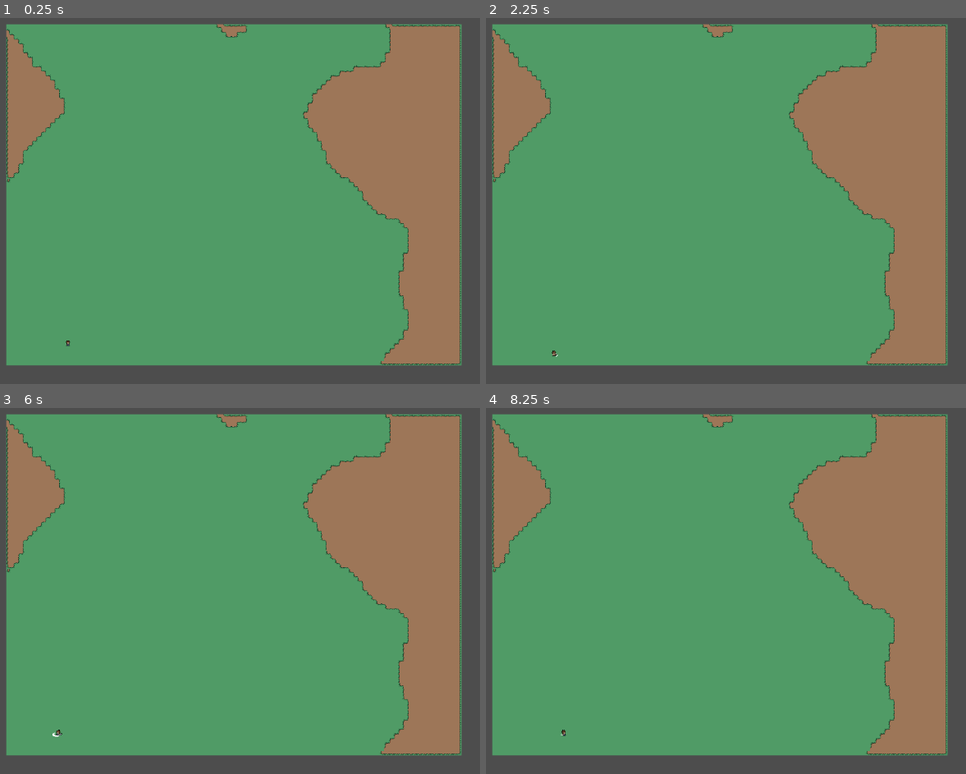
Above: before the commit, frames 1-4 (two rows, left to right).
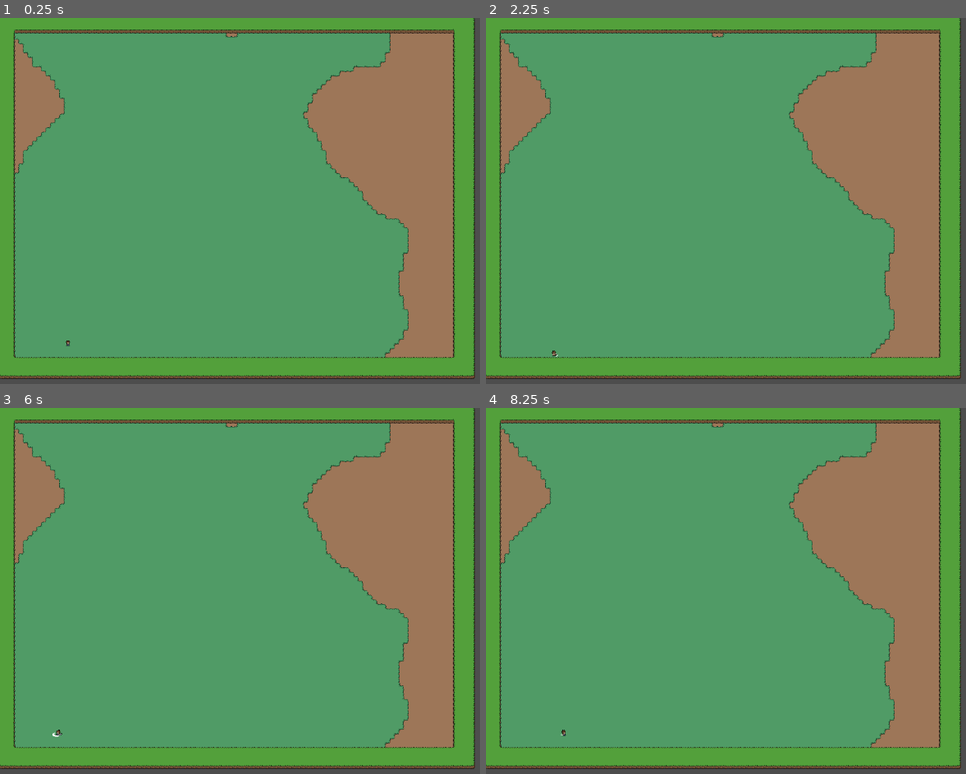
Above: after the commit, the same moments.

Repository: jestemkarol/roguelike-game-godot
Game: Godot game, scene res://scenes/proc_world_gen.tscn
Two runs of this game, one before a commit and one after it. Both use one fixed random seed, a clock stepped at 60 frames per second and the inputs below. This scene is started directly instead of the project's main scene.
Inputs:
- Up to frame 1 (0.25 s): no input
- Up to frame 2 (2.25 s): tap Enter at 0.5, 2 s; hold D (move_right) 0.53-1.28 s; hold E (attack) 0.53-1.28 s; tap Space at 1.25 s; hold S (move_down) 1.28-2.03 s; tap E (attack) at 1.35 s; hold D (move_right) from 2.03 s (still down); hold E (attack) from 2.03 s (still down)
- Up to frame 3 (6 s): tap Space at 2.75, 4.25 s; release D (move_right) at 2.78 s; release E (attack) at 2.78 s; hold W (move_up) 2.78-3.53 s; tap E (attack) at 2.85, 4.35, 5.85 s; tap Enter at 3.5 s; hold E (attack) 3.53-4.28 s; hold Left (move_left) 3.53-5.03 s; hold S (move_down) 5.03-5.78 s; hold E (attack) 5.03-5.78 s; hold D (move_right) from 5.78 s (still down)
- Up to frame 4 (8.25 s): release D (move_right) at 6.53 s; hold W (move_up) 6.53-7.28 s; hold E (attack) 6.53-7.28 s; hold D (move_right) 7.28-8.03 s; tap E (attack) at 7.35 s; hold S (move_down) from 8.03 s (still down); hold E (attack) from 8.03 s (still down)

The runs differ from the first frame. In frame 1, 17% of the frame differs, in the area x 0-99%, y 0-99%; in frame 2, 17%; in frame 3, 17%; in frame 4, 17%.

Commit message:
Simplify world-gen of border areas

Diff:
--- a/data/tilemap.tres
+++ b/data/tilemap.tres
@@ -227,100 +227,232 @@
 3:3/0/terrains_peering_bit/left_side = 0
 0:4/0 = 0
 0:4/0/y_sort_origin = 5
+0:4/0/terrain_set = 1
+0:4/0/terrain = 0
 0:4/0/physics_layer_0/linear_velocity = Vector2(0, 0)
 0:4/0/physics_layer_0/angular_velocity = 0.0
 0:4/0/physics_layer_0/polygon_0/points = PackedVector2Array(-5, 8, -3.625, 3.09375, 4.375, 3.03125, 6, 8)
+0:4/0/terrains_peering_bit/bottom_side = 0
 1:4/0 = 0
 1:4/0/y_sort_origin = 5
+1:4/0/terrain_set = 1
+1:4/0/terrain = 0
 1:4/0/physics_layer_0/linear_velocity = Vector2(0, 0)
 1:4/0/physics_layer_0/angular_velocity = 0.0
 1:4/0/physics_layer_0/polygon_0/points = PackedVector2Array(-5, 8, -4.875, 4.65625, -1.5625, 0.09375, 8, 0.21875, 8, 8)
+1:4/0/terrains_peering_bit/right_side = 0
+1:4/0/terrains_peering_bit/bottom_right_corner = 0
+1:4/0/terrains_peering_bit/bottom_side = 0
 2:4/0 = 0
 2:4/0/y_sort_origin = 5
+2:4/0/terrain_set = 1
+2:4/0/terrain = 0
 2:4/0/physics_layer_0/linear_velocity = Vector2(0, 0)
 2:4/0/physics_layer_0/angular_velocity = 0.0
 2:4/0/physics_layer_0/polygon_0/points = PackedVector2Array(-8, 8, -8, 0.34375, 8, 0.21875, 8, 8)
+2:4/0/terrains_peering_bit/right_side = 0
+2:4/0/terrains_peering_bit/bottom_right_corner = 0
+2:4/0/terrains_peering_bit/bottom_side = 0
+2:4/0/terrains_peering_bit/bottom_left_corner = 0
+2:4/0/terrains_peering_bit/left_side = 0
 3:4/0 = 0
 3:4/0/y_sort_origin = 5
+3:4/0/terrain_set = 1
+3:4/0/terrain = 0
 3:4/0/physics_layer_0/linear_velocity = Vector2(0, 0)
 3:4/0/physics_layer_0/angular_velocity = 0.0
 3:4/0/physics_layer_0/polygon_0/points = PackedVector2Array(-8, 8, -8, 0.34375, 3.75, 0.15625, 5.75, 4.15625, 6.25, 8)
+3:4/0/terrains_peering_bit/bottom_side = 0
+3:4/0/terrains_peering_bit/bottom_left_corner = 0
+3:4/0/terrains_peering_bit/left_side = 0
 4:4/0 = 0
+4:4/0/terrain_set = 1
+4:4/0/terrain = 0
 4:4/0/physics_layer_0/linear_velocity = Vector2(0, 0)
 4:4/0/physics_layer_0/angular_velocity = 0.0
 4:4/0/physics_layer_0/polygon_0/points = PackedVector2Array(8, -8, 8, 5.25911, 6.45235, 5.70105, 6.36396, 8, -8, 8, -8, -8)
+4:4/0/terrains_peering_bit/right_side = 0
+4:4/0/terrains_peering_bit/bottom_side = 0
+4:4/0/terrains_peering_bit/bottom_left_corner = 0
+4:4/0/terrains_peering_bit/left_side = 0
+4:4/0/terrains_peering_bit/top_left_corner = 0
+4:4/0/terrains_peering_bit/top_side = 0
+4:4/0/terrains_peering_bit/top_right_corner = 0
 5:4/0 = 0
+5:4/0/terrain_set = 1
+5:4/0/terrain = 0
 5:4/0/physics_layer_0/linear_velocity = Vector2(0, 0)
 5:4/0/physics_layer_0/angular_velocity = 0.0
 5:4/0/physics_layer_0/polygon_0/points = PackedVector2Array(8, -8, 8, 8, -5.12652, 8, -5.83363, 5.96622, -8, 5.78944, -8, -8)
+5:4/0/terrains_peering_bit/right_side = 0
+5:4/0/terrains_peering_bit/bottom_right_corner = 0
+5:4/0/terrains_peering_bit/bottom_side = 0
+5:4/0/terrains_peering_bit/left_side = 0
+5:4/0/terrains_peering_bit/top_left_corner = 0
+5:4/0/terrains_peering_bit/top_side = 0
+5:4/0/terrains_peering_bit/top_right_corner = 0
 0:5/0 = 0
+0:5/0/terrain_set = 1
+0:5/0/terrain = 0
 0:5/0/physics_layer_0/linear_velocity = Vector2(0, 0)
 0:5/0/physics_layer_0/angular_velocity = 0.0
 0:5/0/physics_layer_0/polygon_0/points = PackedVector2Array(-5, 8, -5, -8, 6, -8, 6, 8)
+0:5/0/terrains_peering_bit/bottom_side = 0
+0:5/0/terrains_peering_bit/top_side = 0
 1:5/0 = 0
+1:5/0/terrain_set = 1
+1:5/0/terrain = 0
 1:5/0/physics_layer_0/linear_velocity = Vector2(0, 0)
 1:5/0/physics_layer_0/angular_velocity = 0.0
 1:5/0/physics_layer_0/polygon_0/points = PackedVector2Array(-5, 8, -4.6875, -8, 8, -8, 8, 8)
+1:5/0/terrains_peering_bit/right_side = 0
+1:5/0/terrains_peering_bit/bottom_right_corner = 0
+1:5/0/terrains_peering_bit/bottom_side = 0
+1:5/0/terrains_peering_bit/top_side = 0
+1:5/0/terrains_peering_bit/top_right_corner = 0
 2:5/0 = 0
+2:5/0/terrain_set = 1
+2:5/0/terrain = 0
 2:5/0/physics_layer_0/linear_velocity = Vector2(0, 0)
 2:5/0/physics_layer_0/angular_velocity = 0.0
 2:5/0/physics_layer_0/polygon_0/points = PackedVector2Array(-8, -8, 8, -8, 8, 8, -8, 8)
+2:5/0/terrains_peering_bit/right_side = 0
+2:5/0/terrains_peering_bit/bottom_right_corner = 0
+2:5/0/terrains_peering_bit/bottom_side = 0
+2:5/0/terrains_peering_bit/bottom_left_corner = 0
+2:5/0/terrains_peering_bit/left_side = 0
+2:5/0/terrains_peering_bit/top_left_corner = 0
+2:5/0/terrains_peering_bit/top_side = 0
+2:5/0/terrains_peering_bit/top_right_corner = 0
 3:5/0 = 0
+3:5/0/terrain_set = 1
+3:5/0/terrain = 0
 3:5/0/physics_layer_0/linear_velocity = Vector2(0, 0)
 3:5/0/physics_layer_0/angular_velocity = 0.0
 3:5/0/physics_layer_0/polygon_0/points = PackedVector2Array(-8, 8, -8, -8, 5.5625, -8, 5.75, 4.15625, 6.25, 8)
+3:5/0/terrains_peering_bit/bottom_side = 0
+3:5/0/terrains_peering_bit/bottom_left_corner = 0
+3:5/0/terrains_peering_bit/left_side = 0
+3:5/0/terrains_peering_bit/top_left_corner = 0
+3:5/0/terrains_peering_bit/top_side = 0
 4:5/0 = 0
+4:5/0/terrain_set = 1
+4:5/0/terrain = 0
 4:5/0/physics_layer_0/linear_velocity = Vector2(0, 0)
 4:5/0/physics_layer_0/angular_velocity = 0.0
 4:5/0/physics_layer_0/polygon_0/points = PackedVector2Array(8, -3.75651, 8, 8, -8, 8, -8, -8, 6.01041, -8, 6.18719, -6.76171)
+4:5/0/terrains_peering_bit/right_side = 0
+4:5/0/terrains_peering_bit/bottom_right_corner = 0
+4:5/0/terrains_peering_bit/bottom_side = 0
+4:5/0/terrains_peering_bit/bottom_left_corner = 0
+4:5/0/terrains_peering_bit/left_side = 0
+4:5/0/terrains_peering_bit/top_left_corner = 0
+4:5/0/terrains_peering_bit/top_side = 0
 5:5/0 = 0
+5:5/0/terrain_set = 1
+5:5/0/terrain = 0
 5:5/0/physics_layer_0/linear_velocity = Vector2(0, 0)
 5:5/0/physics_layer_0/angular_velocity = 0.0
 5:5/0/physics_layer_0/polygon_0/points = PackedVector2Array(8, -8, 8, 8, -8, 8, -8, -4.11006, -5.12652, -4.28683, -4.24264, -8)
+5:5/0/terrains_peering_bit/right_side = 0
+5:5/0/terrains_peering_bit/bottom_right_corner = 0
+5:5/0/terrains_peering_bit/bottom_side = 0
+5:5/0/terrains_peering_bit/bottom_left_corner = 0
+5:5/0/terrains_peering_bit/left_side = 0
+5:5/0/terrains_peering_bit/top_side = 0
+5:5/0/terrains_peering_bit/top_right_corner = 0
 0:6/0 = 0
+0:6/0/terrain_set = 1
+0:6/0/terrain = 0
 0:6/0/physics_layer_0/linear_velocity = Vector2(0, 0)
 0:6/0/physics_layer_0/angular_velocity = 0.0
 0:6/0/physics_layer_0/polygon_0/points = PackedVector2Array(-5, 1.84375, -5, -8, 6, -8, 6.1875, 2.84375, 4.3125, 5.28125, -2.875, 5.15625)
+0:6/0/terrains_peering_bit/top_side = 0
 1:6/0 = 0
+1:6/0/terrain_set = 1
+1:6/0/terrain = 0
 1:6/0/physics_layer_0/linear_velocity = Vector2(0, 0)
 1:6/0/physics_layer_0/angular_velocity = 0.0
 1:6/0/physics_layer_0/polygon_0/points = PackedVector2Array(-4.94975, -8, 8, -8, 8, 6.76171, -3.53553, 5.43588)
+1:6/0/terrains_peering_bit/right_side = 0
+1:6/0/terrains_peering_bit/top_side = 0
+1:6/0/terrains_peering_bit/top_right_corner = 0
 2:6/0 = 0
+2:6/0/terrain_set = 1
+2:6/0/terrain = 0
 2:6/0/physics_layer_0/linear_velocity = Vector2(0, 0)
 2:6/0/physics_layer_0/angular_velocity = 0.0
 2:6/0/physics_layer_0/polygon_0/points = PackedVector2Array(-8, -8, 8, -8, 8, 6.23138, -8, 6.58493)
+2:6/0/terrains_peering_bit/right_side = 0
+2:6/0/terrains_peering_bit/left_side = 0
+2:6/0/terrains_peering_bit/top_left_corner = 0
+2:6/0/terrains_peering_bit/top_side = 0
+2:6/0/terrains_peering_bit/top_right_corner = 0
 3:6/0 = 0
+3:6/0/terrain_set = 1
+3:6/0/terrain = 0
 3:6/0/physics_layer_0/linear_velocity = Vector2(0, 0)
 3:6/0/physics_layer_0/angular_velocity = 0.0
 3:6/0/physics_layer_0/polygon_0/points = PackedVector2Array(-8, 6.21875, -8, -8, 6.5, -8, 5.75, 4.15625, 1.125, 5.78125)
+3:6/0/terrains_peering_bit/left_side = 0
+3:6/0/terrains_peering_bit/top_left_corner = 0
+3:6/0/terrains_peering_bit/top_side = 0
 4:6/0 = 0
+4:6/0/terrain_set = 1
+4:6/0/terrain = 0
 4:6/0/physics_layer_0/linear_velocity = Vector2(0, 0)
 4:6/0/physics_layer_0/angular_velocity = 0.0
 4:6/0/physics_layer_0/polygon_0/points = PackedVector2Array(6.36396, 8, -8, 8, -8, -4.19845, -4.15425, -8, 8, -8, 8, 5.08233)
+4:6/0/terrains_peering_bit/right_side = 0
+4:6/0/terrains_peering_bit/bottom_side = 0
+4:6/0/terrains_peering_bit/bottom_left_corner = 0
+4:6/0/terrains_peering_bit/left_side = 0
+4:6/0/terrains_peering_bit/top_side = 0
+4:6/0/terrains_peering_bit/top_right_corner = 0
 5:6/0 = 0
+5:6/0/terrain_set = 1
+5:6/0/terrain = 0
 5:6/0/physics_layer_0/linear_velocity = Vector2(0, 0)
 5:6/0/physics_layer_0/angular_velocity = 0.0
 5:6/0/physics_layer_0/polygon_0/points = PackedVector2Array(-4.41942, 8, -8, 5.3475, -8, -8, 4.94975, -8, 8, -3.84489, 8, 8)
+5:6/0/terrains_peering_bit/right_side = 0
+5:6/0/terrains_peering_bit/bottom_right_corner = 0
+5:6/0/terrains_peering_bit/bottom_side = 0
+5:6/0/terrains_peering_bit/left_side = 0
+5:6/0/terrains_peering_bit/top_left_corner = 0
+5:6/0/terrains_peering_bit/top_side = 0
 0:7/0 = 0
 0:7/0/y_sort_origin = 2
+0:7/0/terrain_set = 1
+0:7/0/terrain = 0
 0:7/0/physics_layer_0/linear_velocity = Vector2(0, 0)
 0:7/0/physics_layer_0/angular_velocity = 0.0
 0:7/0/physics_layer_0/polygon_0/points = PackedVector2Array(4.125, 5.84375, -2.1875, 5.84375, -3.9375, 4.59375, -4.875, -0.40625, -3.875, -2.78125, 4.75, -2.90625, 5.6875, -0.96875, 5.9375, 3.71875)
 1:7/0 = 0
 1:7/0/y_sort_origin = 2
+1:7/0/terrain_set = 1
+1:7/0/terrain = 0
 1:7/0/physics_layer_0/linear_velocity = Vector2(0, 0)
 1:7/0/physics_layer_0/angular_velocity = 0.0
 1:7/0/physics_layer_0/polygon_0/points = PackedVector2Array(8, 6.03125, -0.375, 6.03125, -4.25, 1.96875, -4.24264, -3.40295, 8, -3.59375)
+1:7/0/terrains_peering_bit/right_side = 0
 2:7/0 = 0
 2:7/0/y_sort_origin = 2
+2:7/0/terrain_set = 1
+2:7/0/terrain = 0
 2:7/0/physics_layer_0/linear_velocity = Vector2(0, 0)
 2:7/0/physics_layer_0/angular_velocity = 0.0
 2:7/0/physics_layer_0/polygon_0/points = PackedVector2Array(8, 6.03125, -8, 5.90625, -8, 0.46875, -8, -3.59375, 8, -3.59375)
+2:7/0/terrains_peering_bit/right_side = 0
+2:7/0/terrains_peering_bit/left_side = 0
 3:7/0 = 0
 3:7/0/y_sort_origin = 2
+3:7/0/terrain_set = 1
+3:7/0/terrain = 0
 3:7/0/physics_layer_0/linear_velocity = Vector2(0, 0)
 3:7/0/physics_layer_0/angular_velocity = 0.0
 3:7/0/physics_layer_0/polygon_0/points = PackedVector2Array(4.125, 5.84375, -8, 6.09375, -8, 0.46875, -8, -3.59375, 3.875, -3.84375, 5.6875, -0.96875, 5.9375, 3.71875)
+3:7/0/terrains_peering_bit/left_side = 0
 0:8/0 = 0
 0:8/0/physics_layer_0/linear_velocity = Vector2(0, 0)
 0:8/0/physics_layer_0/angular_velocity = 0.0
@@ -636,6 +768,9 @@
 terrain_set_0/terrain_0/color = Color(0.107147, 0.426898, 0.503281, 1)
 terrain_set_0/terrain_1/name = "grass"
 terrain_set_0/terrain_1/color = Color(0.728495, 0.133962, 0.606614, 1)
+terrain_set_1/mode = 0
+terrain_set_1/terrain_0/name = "Cliffs"
+terrain_set_1/terrain_0/color = Color(0.693946, 4.81307e-07, 0.403615, 1)
 sources/0 = SubResource("TileSetAtlasSource_h4c5a")
 sources/1 = SubResource("TileSetAtlasSource_m3nt7")
 sources/2 = SubResource("TileSetAtlasSource_lr7mr")
--- a/scripts/proc_world_gen.gd
+++ b/scripts/proc_world_gen.gd
@@ -40,8 +40,8 @@
 			if noise_val > 0.0 && noise_val < 0.1:
 				paths_array.append(point)
 
-	print(paths_array)
 	tile_map.set_cells_terrain_connect(AreaSettings.LAYERS.ground, paths_array, AreaSettings.PATH.terrain_set_id, AreaSettings.PATH.terrain_id)
+	border_area_generator.generate_borders()
 	spawn_player()
 
 func set_grass(position: Vector2i) -> void:
--- a/scripts/world_gen/AreaSettings.gd
+++ b/scripts/world_gen/AreaSettings.gd
@@ -23,15 +23,8 @@
 # Cliffs
 const CLIFFS = {
 	"source_id": 1,
-	"inner": Vector2i(2, 5),
-	"top_inner_left": Vector2i(4, 5),
-	"top_outer": Vector2i(2, 4),
-	"top_inner_right": Vector2i(5, 5),
-	"bottom_inner_left": Vector2i(4, 4),
-	"bottom_outer_top": Vector2i(2, 6),
-	"bottom_inner_right": Vector2i(5, 4),
-	"left_outer": Vector2i(1, 5),
-	"right_outer": Vector2i(3, 5)
+	"terrain_set_id": 1,
+	"terrain_id": 0
 }
 
 const PATH = {
--- a/scripts/world_gen/BorderAreaGenerator.gd
+++ b/scripts/world_gen/BorderAreaGenerator.gd
@@ -6,11 +6,8 @@
 var noise: Noise
 
 var BORDER_AREAS: Dictionary
-var INNER_BORDER_AREA: Dictionary
-var INNER_BORDER_CORNERS: Dictionary
-var INNER_BORDER_ATLAS_MAPPING: Dictionary
-var INNER_BORDER_CORNERS_ATLAS_MAPPING: Dictionary
 var area_settings: AreaSettings
+var cliff_coords_array: Array = []
 
 func _init(tile_map: TileMap, noise: Noise, area_settings: AreaSettings) -> void:
 	self.tile_map = tile_map
@@ -19,61 +16,26 @@
 
 func initialize_borders() -> void:
 	BORDER_AREAS = {
-		"top": { "top_corner": Vector2i(0, 0), "bottom_corner": Vector2i(area_settings.WIDTH - 1, 1) },
-		"left": { "top_corner": Vector2i(0, 0), "bottom_corner": Vector2i(1, area_settings.HEIGHT - 1) },
-		"right": { "top_corner": Vector2i(AreaSettings.WIDTH - 1, 0), "bottom_corner": Vector2i(AreaSettings.WIDTH - 2, AreaSettings.HEIGHT - 1) },
-		"bottom": { "top_corner": Vector2i(0, AreaSettings.HEIGHT - 2), "bottom_corner": Vector2i(AreaSettings.WIDTH - 1, AreaSettings.HEIGHT - 1) }
+		"top": { "top_corner": Vector2i(-2, -2), "bottom_corner": Vector2i(area_settings.WIDTH + 2, 1) },
+		"left": { "top_corner": Vector2i(-2, -2), "bottom_corner": Vector2i(1, area_settings.HEIGHT + 2) },
+		"right": { "top_corner": Vector2i(AreaSettings.WIDTH - 2, -2), "bottom_corner": Vector2i(AreaSettings.WIDTH + 2, AreaSettings.HEIGHT + 2) },
+		"bottom": { "top_corner": Vector2i(-2, AreaSettings.HEIGHT - 2), "bottom_corner": Vector2i(AreaSettings.WIDTH + 2, AreaSettings.HEIGHT + 2) }
 	}
 
-	INNER_BORDER_AREA = {
-		"top": { "top_corner": Vector2i(3, 2), "bottom_corner": Vector2i(AreaSettings.WIDTH - 4, 2) },
-		"left": { "top_corner": Vector2i(2, 3), "bottom_corner": Vector2i(2, AreaSettings.HEIGHT - 4) },
-		"right": { "top_corner": Vector2i(AreaSettings.WIDTH - 3, 3), "bottom_corner": Vector2i(AreaSettings.WIDTH - 3, AreaSettings.HEIGHT - 4) },
-		"bottom": { "top_corner": Vector2i(3, AreaSettings.HEIGHT - 3), "bottom_corner": Vector2i(AreaSettings.WIDTH - 4, AreaSettings.HEIGHT - 3) }
-	}
+	collect_coords()
 
-	INNER_BORDER_CORNERS = {
-		"top_left": Vector2i(2, 2),
-		"top_right": Vector2i(AreaSettings.WIDTH - 3, 2),
-		"bottom_left": Vector2i(2, AreaSettings.HEIGHT - 3),
-		"bottom_right": Vector2i(AreaSettings.WIDTH - 3, AreaSettings.HEIGHT - 3)
-	}
+func generate_borders() -> void:
+	initialize_borders()
+	generate_outer_borders()
 
-	INNER_BORDER_ATLAS_MAPPING = {
-		"top": AreaSettings.CLIFFS.bottom_outer_top,
-		"left": AreaSettings.CLIFFS.right_outer,
-		"right": AreaSettings.CLIFFS.left_outer,
-		"bottom": AreaSettings.CLIFFS.top_outer
-	}
+func generate_outer_borders() -> void:
+	tile_map.set_cells_terrain_connect(AreaSettings.LAYERS.cliff, cliff_coords_array, AreaSettings.CLIFFS.terrain_set_id, AreaSettings.CLIFFS.terrain_id)
 
-	INNER_BORDER_CORNERS_ATLAS_MAPPING = {
-		"top_left": AreaSettings.CLIFFS.bottom_inner_left,
-		"top_right": AreaSettings.CLIFFS.bottom_inner_right,
-		"bottom_left": AreaSettings.CLIFFS.top_inner_left,
-		"bottom_right": AreaSettings.CLIFFS.top_inner_right
-	}
+func collect_coords() -> void:
+	for key in BORDER_AREAS.keys():
+		var top_corner = BORDER_AREAS[key]["top_corner"]
+		var bottom_corner = BORDER_AREAS[key]["bottom_corner"]
 
-func generate_closed_borders(position: Vector2i) -> void:
-	initialize_borders()
-	generate_outer_borders(position)
-	generate_inner_borders(position)
-	generate_inner_border_corners(position)
-
-func generate_inner_border_corners(position: Vector2i) -> void:
-	for corner in INNER_BORDER_CORNERS.keys():
-		if position == INNER_BORDER_CORNERS[corner]:
-			tile_map.set_cell(AreaSettings.LAYERS.cliff, position, AreaSettings.CLIFFS.source_id, INNER_BORDER_CORNERS_ATLAS_MAPPING[corner])
-			return
-
-func generate_outer_borders(position: Vector2i) -> void:
-	for border in BORDER_AREAS.values():
-		if Helpers.is_point_in_area(position, border["top_corner"], border["bottom_corner"]):
-			tile_map.set_cell(AreaSettings.LAYERS.cliff, position, AreaSettings.CLIFFS.source_id, AreaSettings.CLIFFS.inner)
-			return
-
-func generate_inner_borders(position: Vector2i) -> void:
-	for side in INNER_BORDER_AREA.keys():
-		var area = INNER_BORDER_AREA[side]
-		if Helpers.is_point_in_area(position, area["top_corner"], area["bottom_corner"]):
-			tile_map.set_cell(AreaSettings.LAYERS.cliff, position, AreaSettings.CLIFFS.source_id, INNER_BORDER_ATLAS_MAPPING[side])
-			return
+		for y in range(top_corner.y, bottom_corner.y + 1):
+			for x in range(top_corner.x, bottom_corner.x + 1):
+				cliff_coords_array.append(Vector2(x, y))
